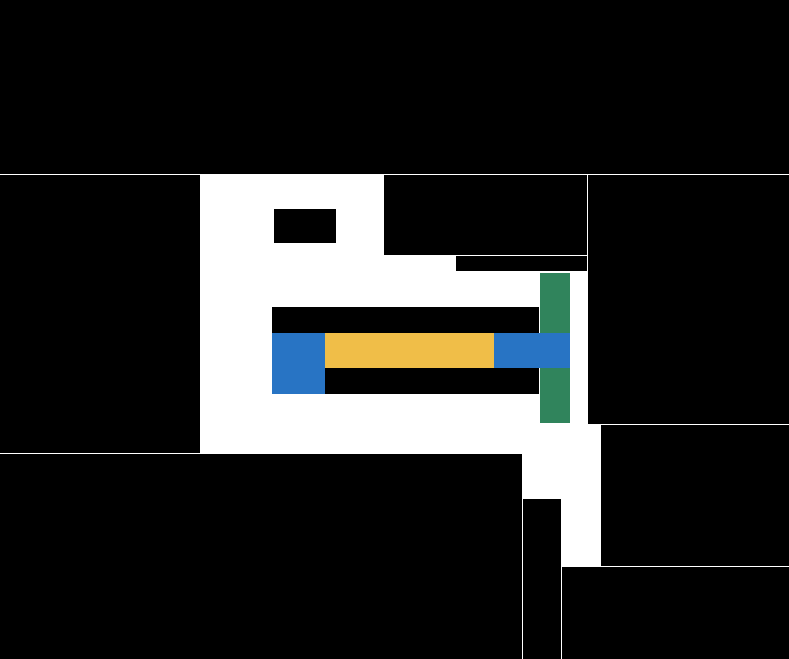
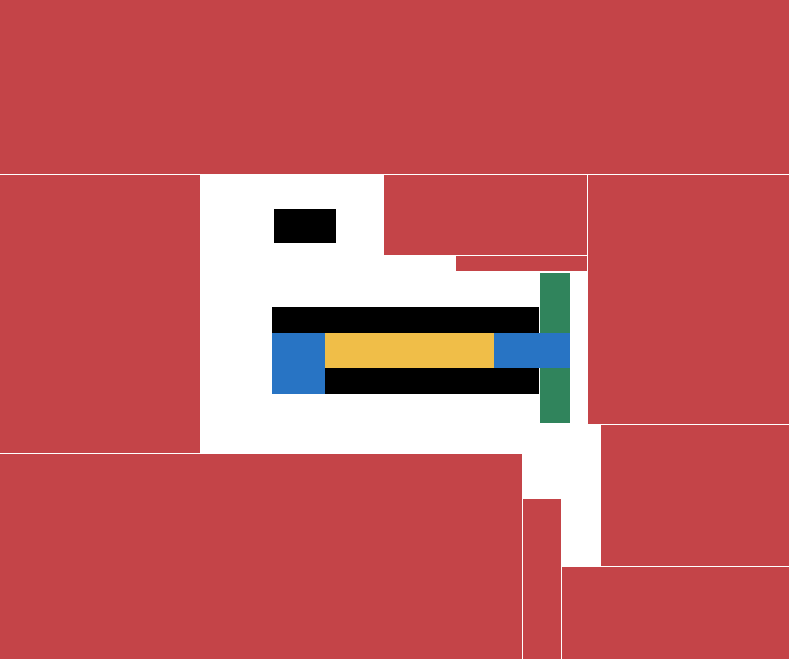
Revision of a layered 789 × 659 image; what changed, layer by layer:
painted on "Border" over left=0, top=0, right=789, bottom=659
renamed "6rhq.pgm" to "Occupancy", showed it over left=0, top=0, right=789, bottom=659
